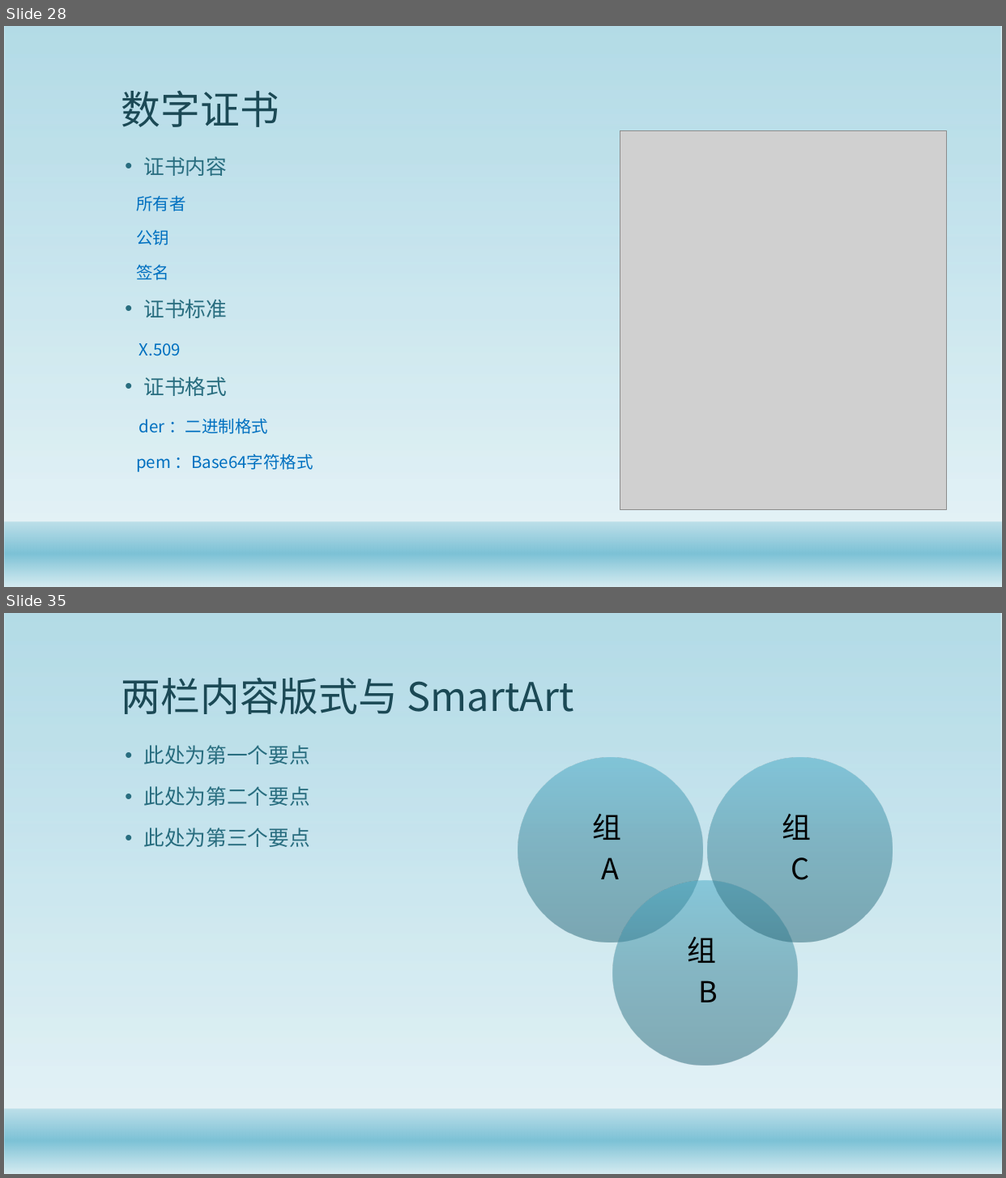
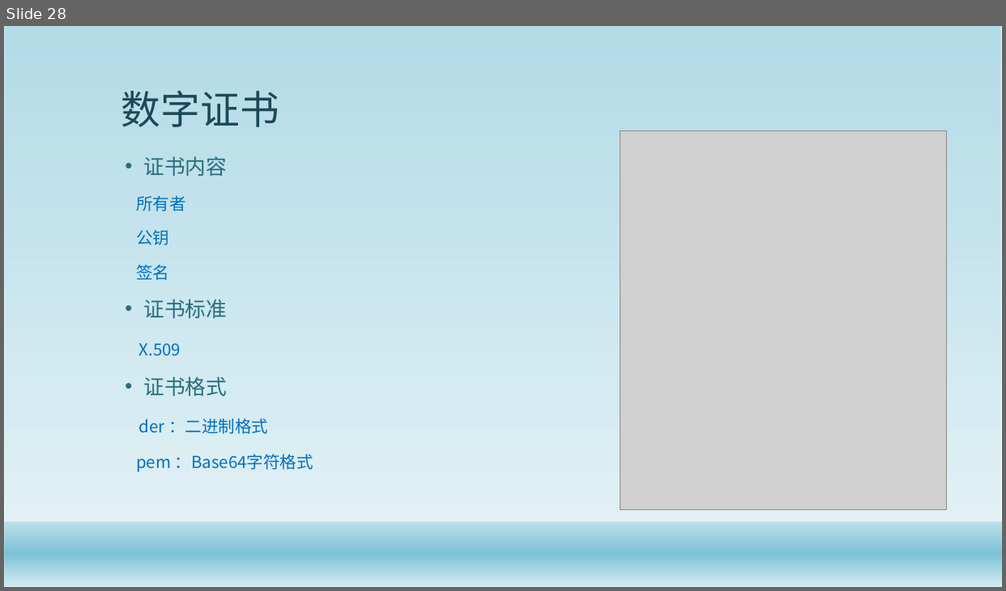
Before and after one commit to gaozhuo/java-security-doc, a slide deck: Java安全架构.pptx. Shown one above the other, each under a label of ours: slides 28 and 35 before the commit, slide 28 after it; the slides between them are not shown. The pictures are 1006x1178 and 1006x591 pixels, drawn with LibreOffice and Linux fonts; fonts in the diff are those of the drawing; grey boxes stand for pictures; background and template pictures are left out. Boxes give left, top, right and bottom in pixels: in the first picture for what was removed or moved away, otherwise in the second. Text is boxed around its words. In the diff, an @@ line names an element or a change of style, - is before the commit and + after.

```diff
--- a/Java安全架构.pptx
+++ b/Java安全架构.pptx
@@ slide 35 removed at (4, 613, 1002, 1174), background #FFFFFF; not listed: 2 template elements that a slide beside it also shows @@
@@ title removed at (121, 678, 573, 714) @@
-两栏内容版式与 SmartArt
@@ text removed at (143, 745, 310, 847) @@
-• 此处为第一个要点
-• 此处为第二个要点
-• 此处为第三个要点
@@ group removed at (518, 757, 892, 1064): 3 ellipses, 3 texts @@
-组
-A
-组
-B
-组
-C
```
Also in this commit, not shown: 7 slides changed, 2 slides added, 9 other slides removed, 2 other files.
